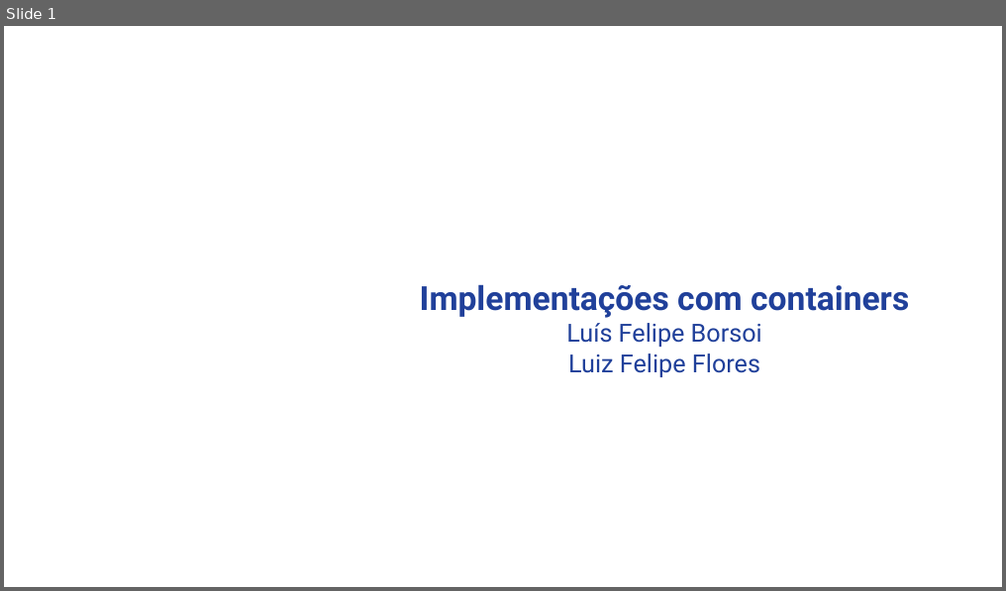
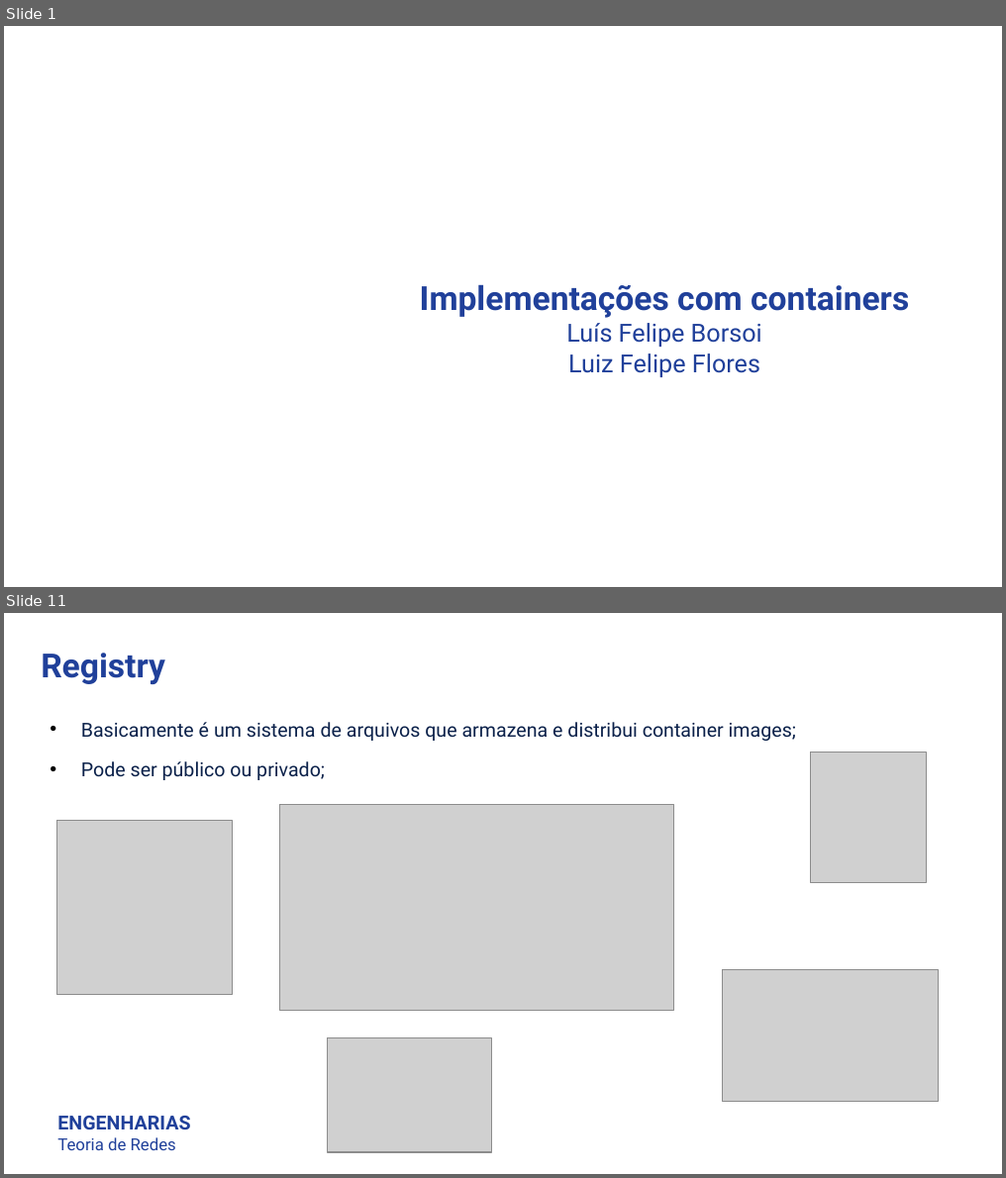
Before and after one commit to luisfelipe998/docker-demo, a slide deck: LuisFelipeBorsoi_LuizFelipeFlores_TGB.pptx. Shown one above the other, each under a label of ours: slide 1 before the commit, slides 1 and 11 after it; the slides between them are not shown. The pictures are 1006x591 and 1006x1178 pixels, drawn with LibreOffice and Linux fonts; fonts in the diff are those of the drawing; grey boxes stand for pictures; background and template pictures are left out. Boxes give left, top, right and bottom in pixels: in the first picture for what was removed or moved away, otherwise in the second. Text is boxed around its words. In the diff, an @@ line names an element or a change of style, - is before the commit and + after.

```diff
--- a/LuisFelipeBorsoi_LuizFelipeFlores_TGB.pptx
+++ b/LuisFelipeBorsoi_LuizFelipeFlores_TGB.pptx
@@ slide 11 added at [4, 613, 1002, 1174], background #FFFFFF @@
@@ text added at [41, 653, 165, 684], 24 pt, text #20409A, bold @@
+Registry
@@ text added at [81, 722, 796, 780], 14 pt, text #0B214A @@
+• Basicamente é um sistema de arquivos que armazena e distribui container images;
+• Pode ser público ou privado;
@@ picture added at [810, 753, 926, 882] @@
@@ picture added at [280, 805, 674, 1010] @@
@@ picture added at [56, 821, 232, 995] @@
@@ picture added at [723, 970, 939, 1102] @@
@@ picture added at [328, 1038, 491, 1153] @@
@@ text added at [57, 1116, 190, 1151], 12 pt, text #20409A @@
+ENGENHARIAS
+Teoria de Redes
```
Also in this commit, not shown: 3 slides changed, 25 other slides added, 4 other files.
